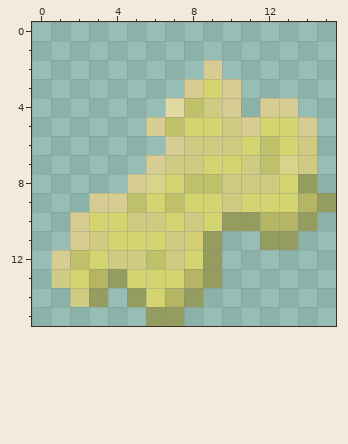
Pixel-art sprite, stored at packs/RP/textures/items/ginger.png. Above: the version before the commit.
The file is 16x16 pixels. Pixels under 10% opacity are left out. Colours within 5 levels of each other are drawn and written as one.
After the commit:
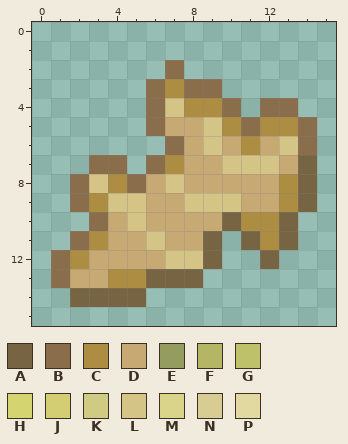
Palette (. is transparent): A #766443  B #8a6e4c  C #ad8d42  D #c7a973  E #959c60  F #b5b665  G #bfc06a  H #d4d571  J #d3cd74  K #cfcb83  L #d4c486  M #d9d489  N #d7cd92  P #e1d99f
From old to new:
@@ x 0..15 @@
  1 ................
- 2 .........N......
- 3 ........NHN.....
- 4 .......PGKN.NN..
- 5 ......NGHHKNHHN.
- 6 .......NKKKHGHK.
- 7 ......NKKHHKGMK.
- 8 .....NMHGGKKKHE.
- 9 ...NNGHGHHKHHHFE
-10 ..NHHKKHKHEEFFE.
-11 ..NKHHHKJE..EE..
-12 .NGHKKGKHE......
-13 .KHFEHHHFE......
-14 ..KE.EHFE.......
-15 ......EE........
+ 2 .......B........
+ 3 ......BCBB......
+ 4 ......BLCCB.BB..
+ 5 ......BDDLCBCCB.
+ 6 .......BDLDCDLB.
+ 7 ...BB.BCDDLLLDA.
+ 8 ..BLCBDLDDDDDCA.
+ 9 ..BCLLDDLLLDDCA.
+10 ...BDLDDDDACCA..
+11 ..BCDDLDDA.ACA..
+12 .BCDDDDLLA..A...
+13 .BDDCCAAA.......
+14 ..AAAA..........
+15 ................
